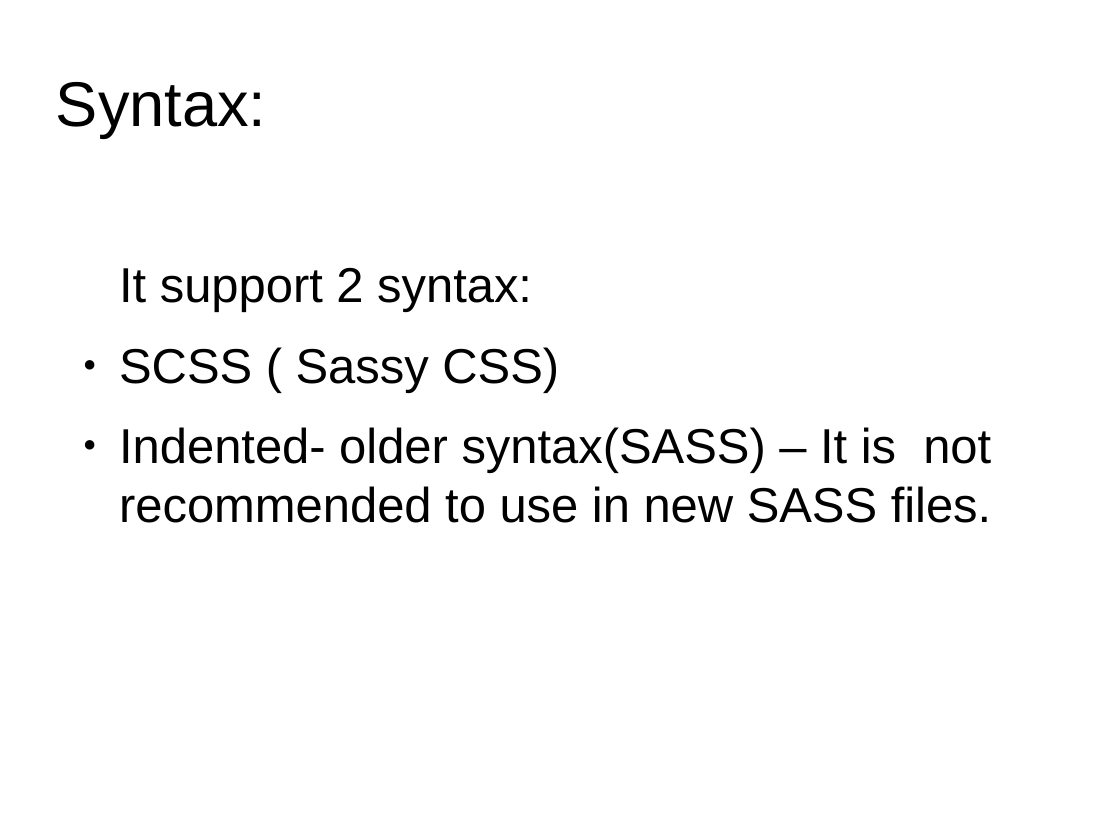
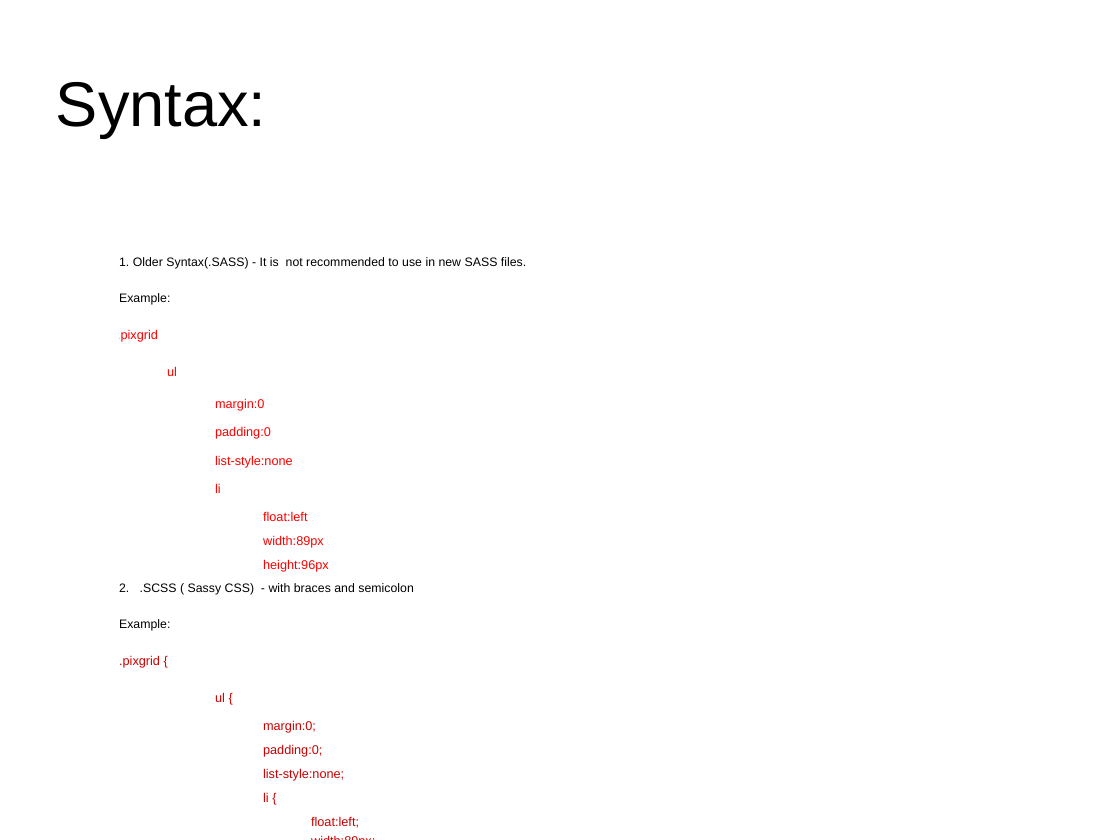
Before and after one commit to anumsh/SASS-Basics, a slide deck: slide 13 of SASS_basics.odp (slide 6 before the commit). Drawn at 1120x840 pixels with LibreOffice and Linux fonts; fonts in the diff are those of the drawing; background and template pictures are left out. Boxes give left, top, right and bottom in pixels: in the first picture for what was removed or moved away, otherwise in the second. Text is boxed around its words. In the diff, an @@ line names an element or a change of style, - is before the commit and + after.

Commit message:
feat: Adding new features of sass for easy understaning

```diff
--- a/SASS_basics.odp
+++ b/SASS_basics.odp
@@ text at [119, 257, 526, 828]: text changed; size 34.7 to 9 pt @@
-It support 2 syntax:
-● SCSS ( Sassy CSS)
-● Indented- older syntax(SASS) – It is not recommended to use in new SASS files.
+1. Older Syntax(.SASS) - It is not recommended to use in new SASS files.
+Example:
+.pixgrid
+  ul
+    margin:0
+    padding:0
+    list-style:none
+    li
+      float:left
+      width:89px
+      height:96px
+2. .SCSS ( Sassy CSS) - with braces and semicolon
+Example:
+.pixgrid {
+    ul {
+      margin:0;
+      padding:0;
+      list-style:none;
+      li {
+        float:left;
+        width:89px;
+        height:96px;
+        }
+      }
+    }
```
Also in this commit, not shown: 1 other slide changed, 7 slides added.
